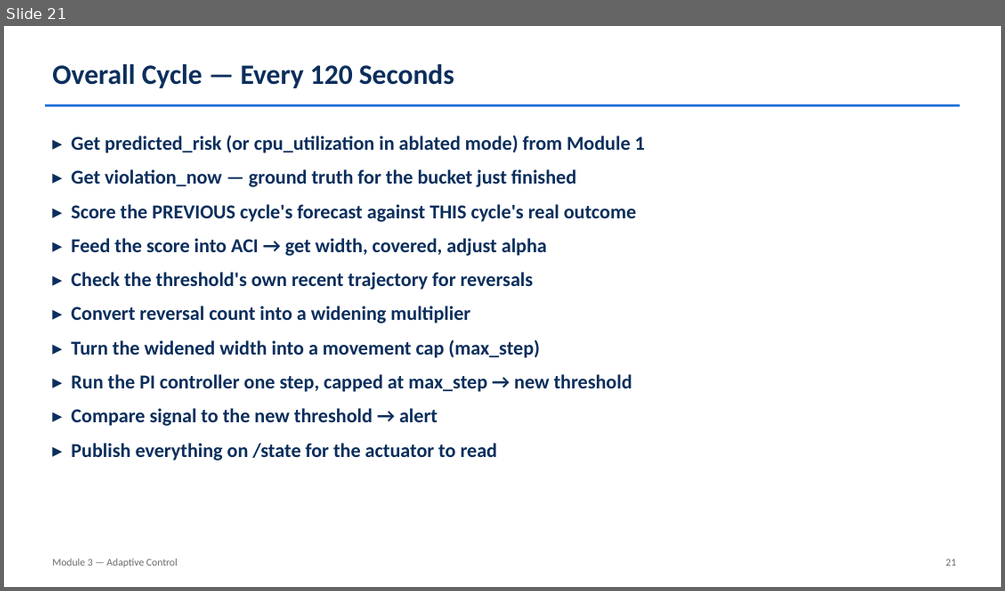
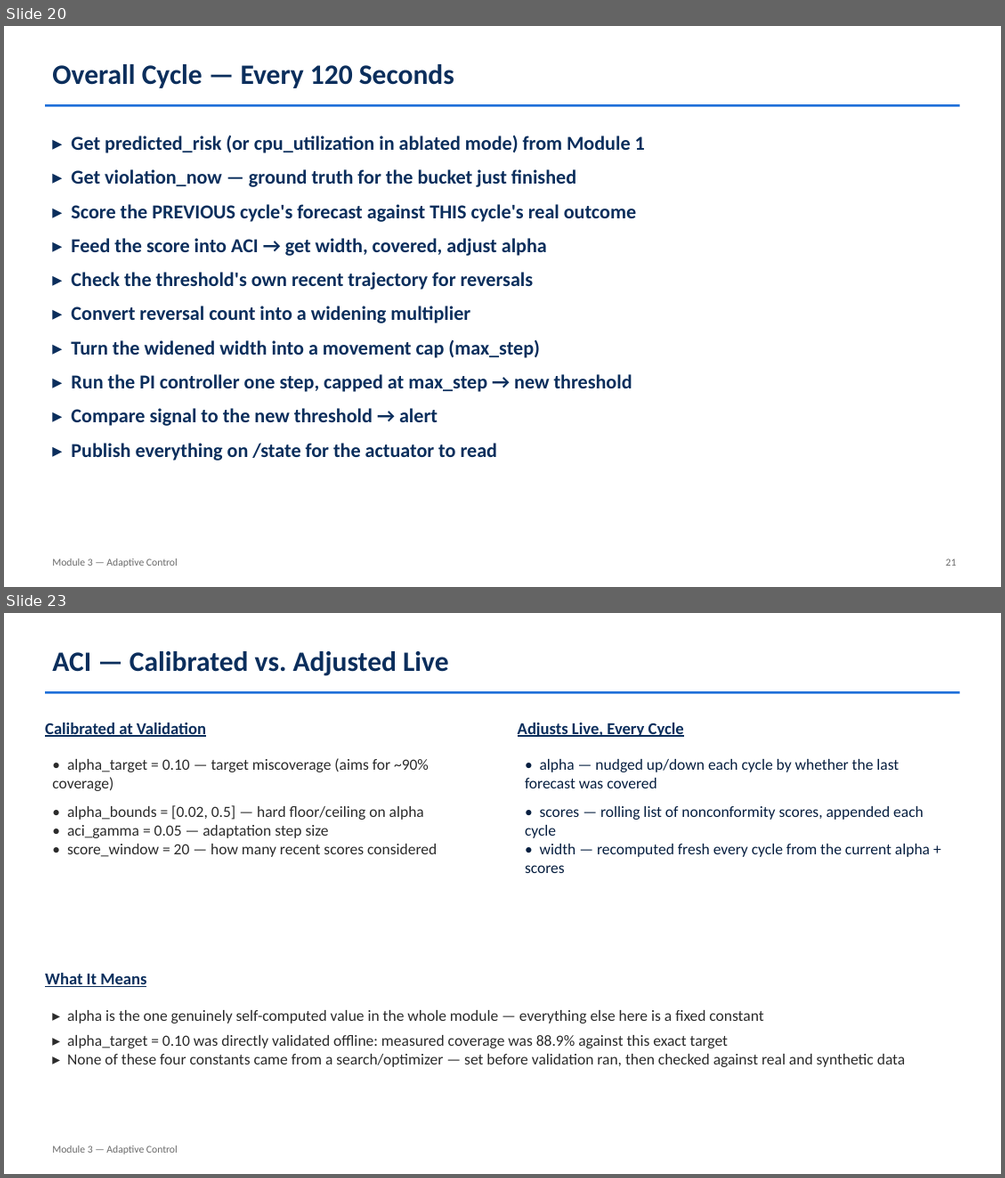
Before and after one commit to HarithaRandunu/Final_Year_Project_2026, a slide deck: docs/Module3_Actuator_Slides.pptx. Shown one above the other, each under a label of ours: slide 21 before the commit, slides 20 and 23 after it; the slides between them are not shown. The pictures are 1005x591 and 1005x1178 pixels, drawn with LibreOffice and Linux fonts; fonts in the diff are those of the drawing. Boxes give left, top, right and bottom in pixels: in the first picture for what was removed or moved away, otherwise in the second. Text is boxed around its words. In the diff, an @@ line names an element or a change of style, - is before the commit and + after.

Commit message:
Refactor and enhance live cluster components
- Updated CPU utilization handling in Module 1 and Module 3 to use 0-1 fractions instead of 0-100 percentages, improving model accuracy.
- Introduced a demo load generator script to better tune load testing parameters without affecting existing ablation trials.
- Increased PROBES_PER_BUCKET from 8 to 24 in Module 1 to enhance data granularity.
- Adjusted resource limits in teastore.yaml to prevent OOMKilled errors during high load scenarios, raising memory limits to 4608Mi.
- Improved documentation in the web application, clarifying the roles and interactions of the actuator and modules.
- Added detailed explanations in the data pipeline page to enhance understanding of the feature engineering process.
- Updated architecture diagram to accurately represent the interaction between Kubernetes and Module 2, emphasizing the priority scoring mechanism.

```diff
--- a/docs/Module3_Actuator_Slides.pptx
+++ b/docs/Module3_Actuator_Slides.pptx
@@ slide 23 added at (4,613,1001,1174), background #FFFFFF @@
@@ text added at (52,651,448,676), 27 pt, text #0B2E5C, bold @@
+ACI — Calibrated vs. Adjusted Live
@@ rectangle added at (45,691,960,694), fill #1E6FD9 @@
@@ text added at (45,722,206,737), 16 pt, text #0B2E5C, bold, underline @@
+Calibrated at Validation
@@ text added at (518,722,684,737), 16 pt, text #0B2E5C, bold, underline @@
+Adjusts Live, Every Cycle
@@ text added at (52,758,437,857), 15 pt, text #2B2B2B @@
+• alpha_target = 0.10 — target miscoverage (aims for ~90% coverage)
+• alpha_bounds = [0.02, 0.5] — hard floor/ceiling on alpha
+• aci_gamma = 0.05 — adaptation step size
+• score_window = 20 — how many recent scores considered
@@ text added at (525,759,930,873), 15 pt, text #071F40 @@
+• alpha — nudged up/down each cycle by whether the last forecast was covered
+• scores — rolling list of nonconformity scores, appended each cycle
+• width — recomputed fresh every cycle from the current alpha + scores
@@ text added at (45,973,146,987), 16 pt, text #0B2E5C, bold, underline @@
+What It Means
@@ text added at (67,1010,905,1067), 15 pt, text #2B2B2B @@
+▸ alpha is the one genuinely self-computed value in the whole module — everything else here is a fixed constant
+▸ alpha_target = 0.10 was directly validated offline: measured coverage was 88.9% against this exact target
+▸ None of these four constants came from a search/optimizer — set before validation ran, then checked against real and synthetic data
@@ text added at (52,1145,178,1154), 10 pt, text #6B6B6B @@
+Module 3 — Adaptive Control
@@ what was slide 21 is now slide 20 @@
```
Also in this commit, not shown: 12 slides changed, 3 other slides added, 1 slide removed, 12 other files.
